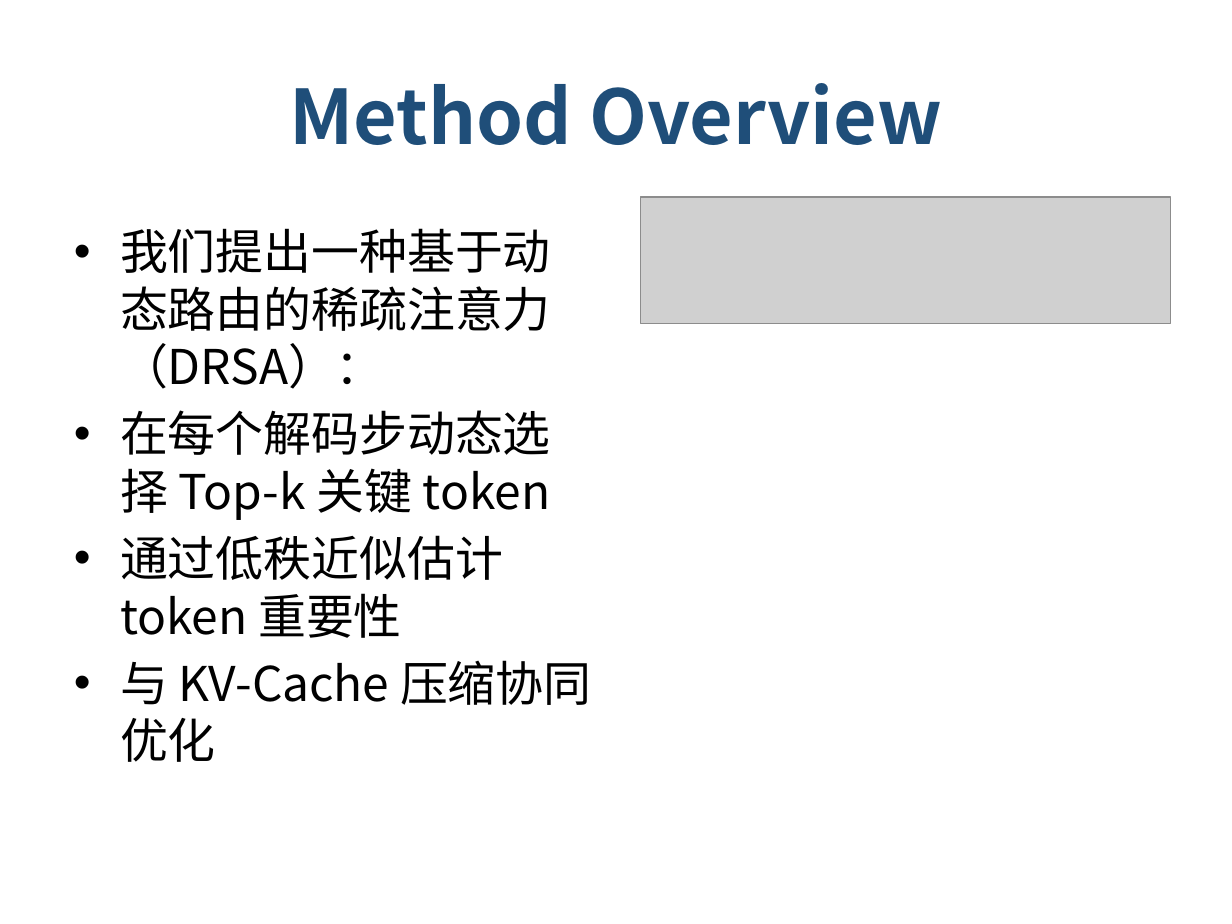
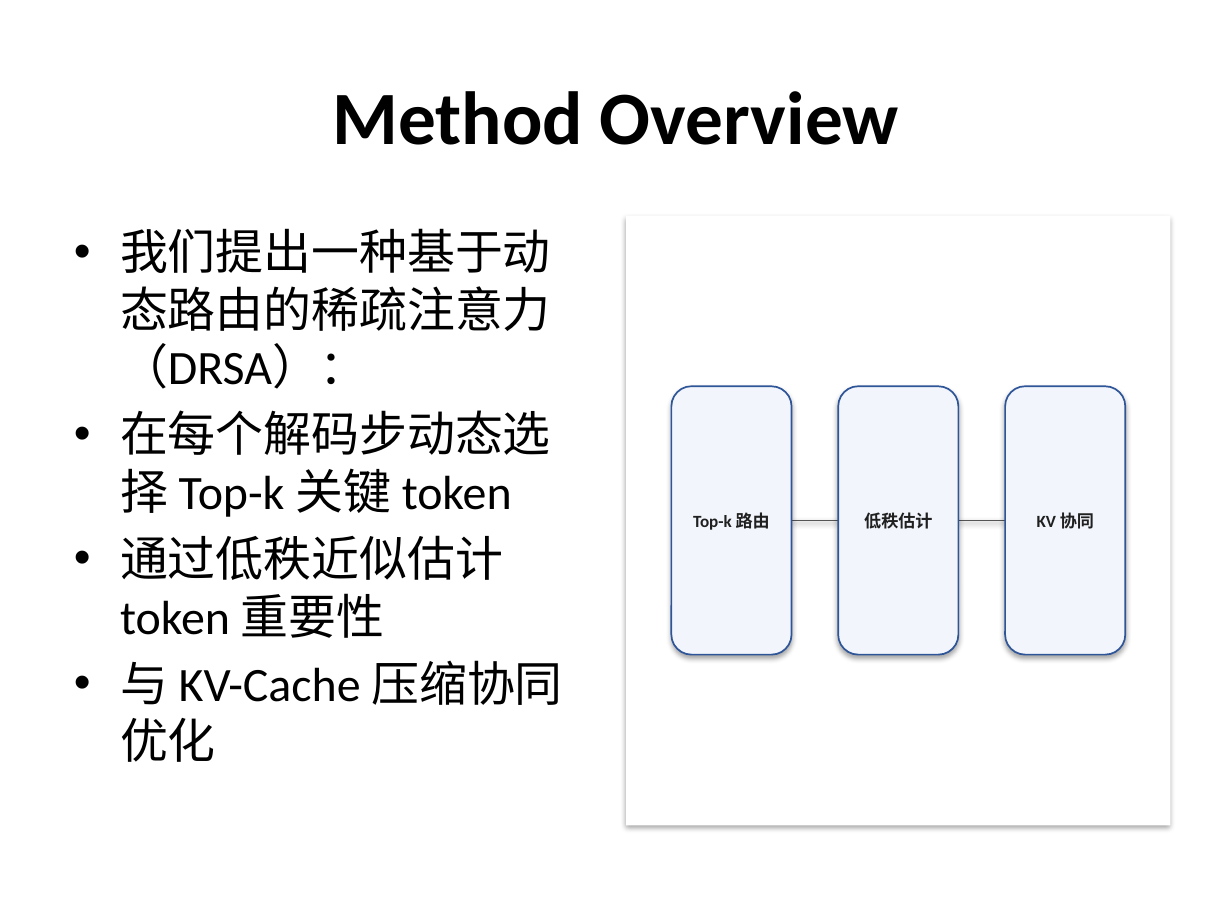
Before and after one commit to 18682922316/SlideForge, a slide deck: slide 3 of output/weekly-report.pptx. Drawn at 1232x924 pixels with LibreOffice and Linux fonts; fonts in the diff are those of the drawing; grey boxes stand for pictures. Boxes give left, top, right and bottom in pixels: in the first picture for what was removed or moved away, otherwise in the second. Text is boxed around its words. In the diff, an @@ line names an element or a change of style, - is before the commit and + after.

```diff
--- a/output/weekly-report.pptx
+++ b/output/weekly-report.pptx
@@ title "Method Overview" at box(332, 91, 899, 145): font Noto Sans CJK SC to Calibri, text colour #1F4E79 to #000000 @@
@@ picture removed at box(641, 197, 1170, 323) @@
@@ text "我们提出一种基于动态路由的稀疏注意力（DRSA）：" at box(120, 228, 562, 762): font Noto Sans CJK SC to Calibri @@
@@ rectangle added at box(626, 216, 1170, 825), fill #FFFFFF @@
@@ rounded rectangle added at box(671, 387, 792, 655), fill #F2F6FC, outline #2F5599 1 pt, 10 pt, text #202020, bold @@
+Top-k 路由
@@ rounded rectangle added at box(838, 387, 958, 655), fill #F2F6FC, outline #2F5599 1 pt, 10 pt, text #202020, bold @@
+低秩估计
@@ rounded rectangle added at box(1005, 387, 1126, 655), fill #F2F6FC, outline #2F5599 1 pt, 10 pt, text #202020, bold @@
+KV 协同
@@ line added from (791, 520) to (838, 520), #555555 1 pt @@
@@ line added from (958, 520) to (1005, 520), #555555 1 pt @@
```
Also in this commit, not shown: 5 other slides changed, 1 slide added, 1 slide removed, 3 other files.
